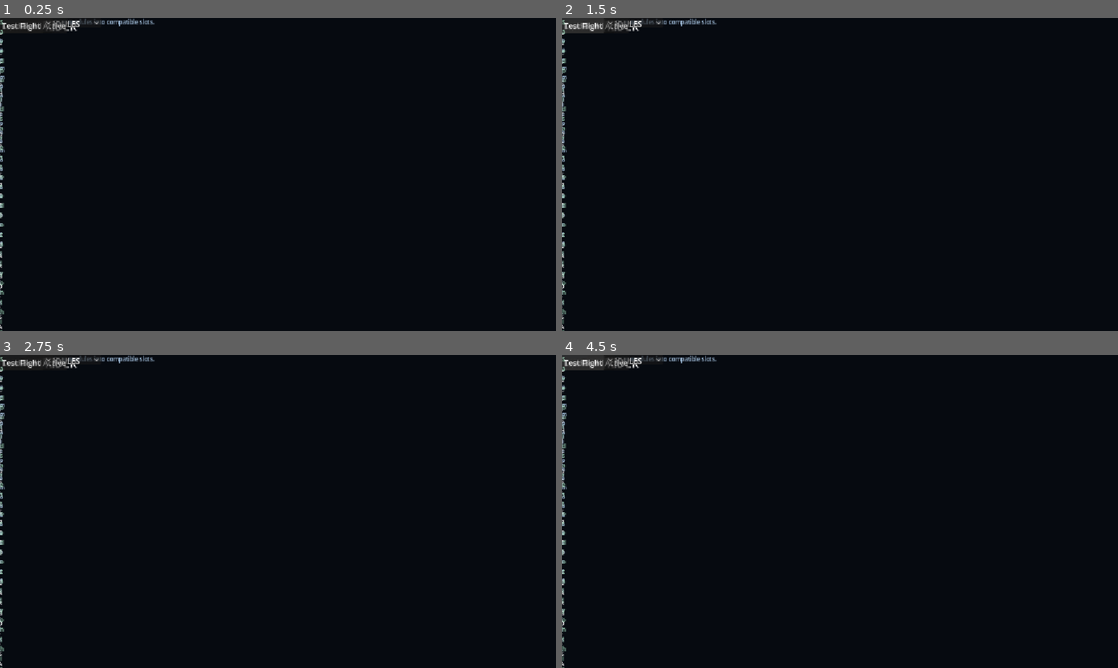
Above: before the commit, frames 1-4 (two rows, left to right).
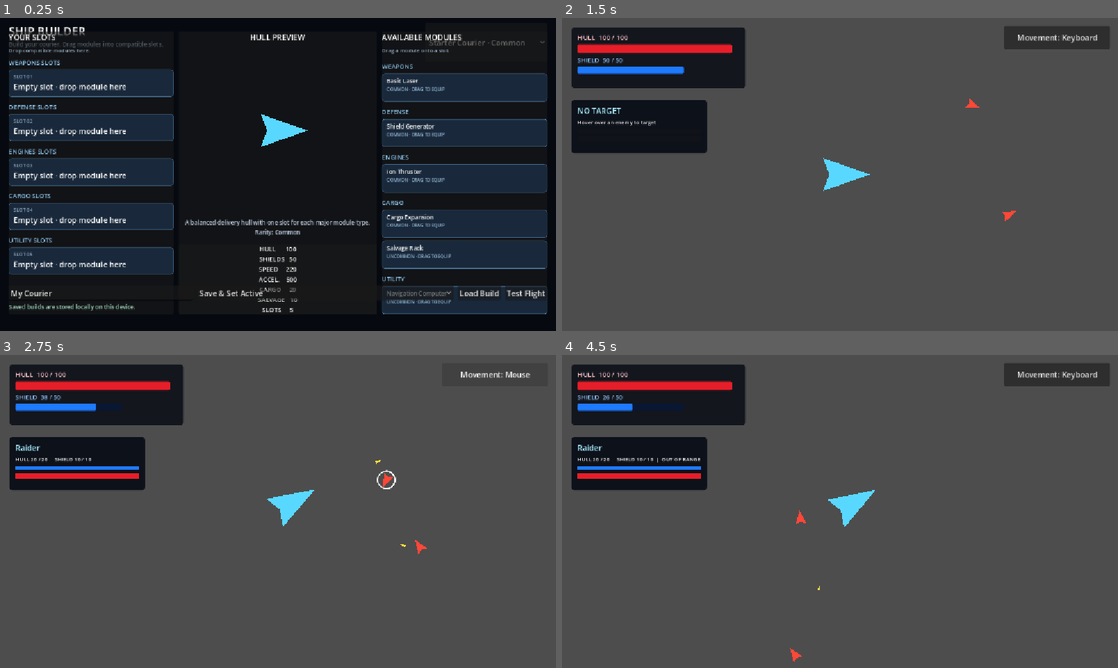
Above: after the commit, the same moments.

Repository: Bbran4/SpaceDelivery
Game: Godot game, scene res://scenes/ui/ship_builder.tscn
Same seed, same stepped clock (60 frames per second), same inputs: the game is played once before the commit and once after it. This scene is started directly instead of the project's main scene.
Inputs (mouse positions are in pixels of both pictures, inside the frame that each line leads up to; where the layout moved, square brackets give the same spot in the first picture):
- Up to frame 1 (0.25 s): no input
- Up to frame 2 (1.5 s): click (1045, 43) [612, 24] at 0.5 s; click "Test Flight" at 1.25 s
- Up to frame 3 (2.75 s): click (494, 373) at 2 s, where only the run after the commit has a clickable "Movement: Keyboard"
- Up to frame 4 (4.5 s): click (1056, 373) at 2.75 s, where only the run after the commit has a clickable "Movement: Mouse"; click (595, 361) at 3.5 s, where only the run before the commit has a clickable "Save & Set Active"; click (589, 361) at 4.27 s

The runs differ from the first frame. In frame 1, 34% of the frame differs, in the area x 0-99%, y 0-100%; in frame 2, 92%; in frame 3, 92%; in frame 4, 92%, in the area x 0-100%, y 0-100%.
Error before the commit: Invalid access to property or key 'resized' on a base object of type 'null instance'. (res://scripts/ship_builder.gd:42)

Commit message:
Correct responsive ship builder scene hierarchy

Diff:
--- a/scenes/ui/ship_builder.tscn
+++ b/scenes/ui/ship_builder.tscn
@@ -35,7 +35,7 @@
 grow_horizontal = 2
 theme_override_constants/separation = 12
 
-[node name="TitleBlock" type="VBoxContainer" parent="."]
+[node name="TitleBlock" type="VBoxContainer" parent="Header"]
 layout_mode = 2
 size_flags_horizontal = 3
 theme_override_constants/separation = 2
@@ -53,7 +53,7 @@
 theme_override_font_sizes/font_size = 12
 theme_override_colors/font_color = Color(0.62, 0.73, 0.84, 1)
 
-[node name="HullPicker" type="OptionButton" parent="."]
+[node name="HullPicker" type="OptionButton" parent="Header"]
 unique_name_in_owner = true
 custom_minimum_size = Vector2(210, 0)
 layout_mode = 2
@@ -73,7 +73,7 @@
 grow_vertical = 2
 theme_override_constants/separation = 10
 
-[node name="SlotsPanel" type="PanelContainer" parent="."]
+[node name="SlotsPanel" type="PanelContainer" parent="MainContent"]
 custom_minimum_size = Vector2(0, 0)
 layout_mode = 2
 size_flags_horizontal = 3
@@ -105,7 +105,7 @@
 size_flags_horizontal = 3
 theme_override_constants/separation = 12
 
-[node name="CenterPanel" type="PanelContainer" parent="."]
+[node name="CenterPanel" type="PanelContainer" parent="MainContent"]
 custom_minimum_size = Vector2(0, 0)
 layout_mode = 2
 size_flags_horizontal = 3
@@ -154,7 +154,7 @@
 autowrap_mode = 3
 theme_override_font_sizes/font_size = 13
 
-[node name="ModulesPanel" type="PanelContainer" parent="."]
+[node name="ModulesPanel" type="PanelContainer" parent="MainContent"]
 custom_minimum_size = Vector2(0, 0)
 layout_mode = 2
 size_flags_horizontal = 3
@@ -200,7 +200,7 @@
 grow_horizontal = 2
 theme_override_constants/separation = 5
 
-[node name="BuildControls" type="HBoxContainer" parent="."]
+[node name="BuildControls" type="HBoxContainer" parent="Footer"]
 layout_mode = 2
 theme_override_constants/separation = 8
 
@@ -230,7 +230,7 @@
 layout_mode = 2
 text = "Test Flight"
 
-[node name="StatusLabel" type="Label" parent="."]
+[node name="StatusLabel" type="Label" parent="Footer"]
 unique_name_in_owner = true
 custom_minimum_size = Vector2(0, 24)
 layout_mode = 2
